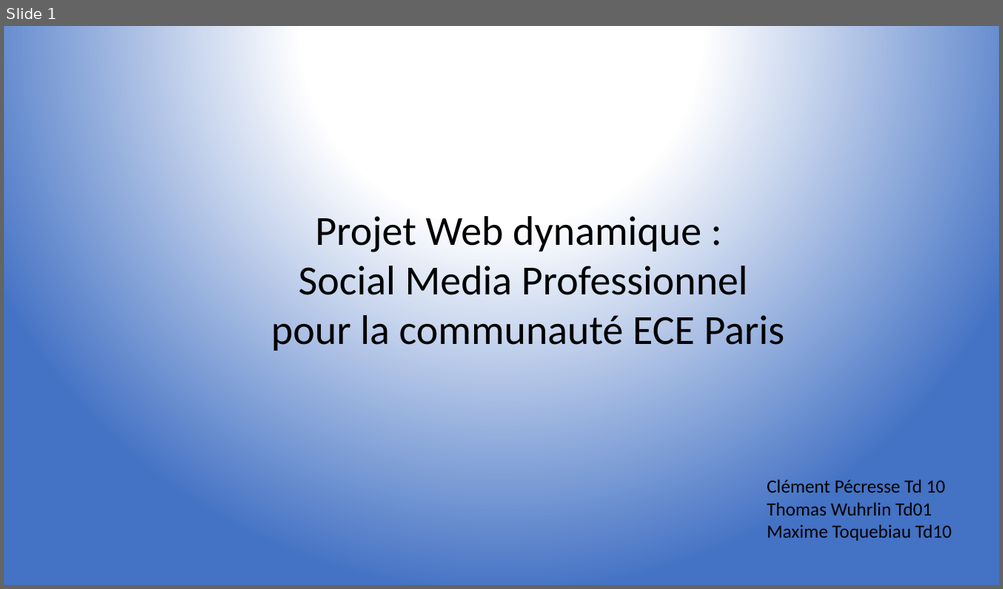
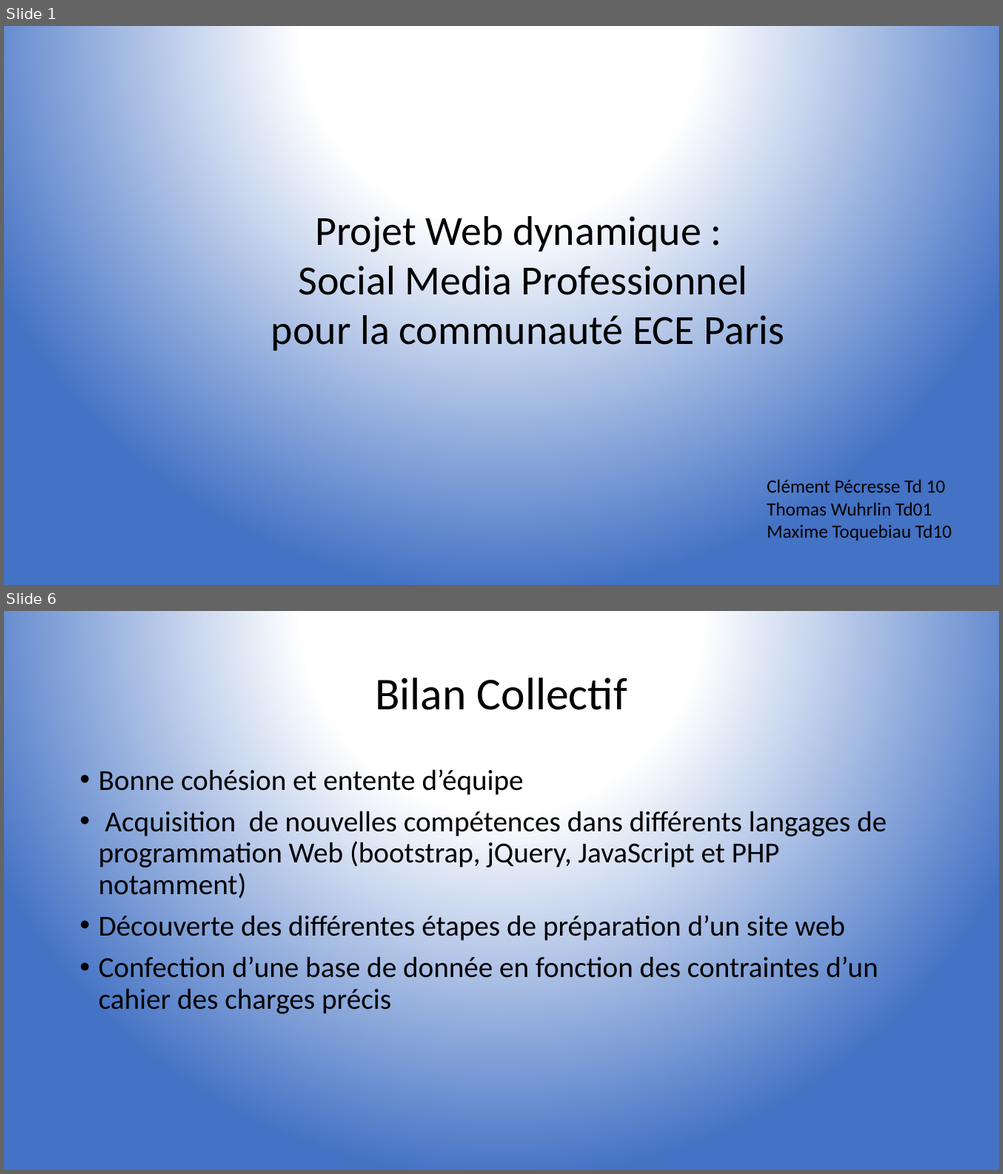
Before and after one commit to Maxtoq/ECELink, a slide deck: Présentation_finale.pptx. Shown one above the other, each under a label of ours: slide 1 before the commit, slides 1 and 6 after it; the slides between them are not shown. The pictures are 1003x589 and 1003x1174 pixels, drawn with LibreOffice and Linux fonts; fonts in the diff are those of the drawing. Boxes give left, top, right and bottom in pixels: in the first picture for what was removed or moved away, otherwise in the second. Text is boxed around its words. In the diff, an @@ line names an element or a change of style, - is before the commit and + after.

```diff
--- a/Présentation_finale.pptx
+++ b/Présentation_finale.pptx
@@ slide 6 added at [4, 611, 999, 1170], background gradient #FFFFFF to #4472C4 @@
@@ title added at [375, 678, 627, 710], 44 pt, text #000000 @@
+Bilan Collectif
@@ text added at [99, 769, 886, 1014], 28 pt, text #000000 @@
+• Bonne cohésion et entente d’équipe
+• Acquisition de nouvelles compétences dans différents langages de programmation Web (bootstrap, jQuery, JavaScript et PHP notamment)
+• Découverte des différentes étapes de préparation d’un site web
+• Confection d’une base de donnée en fonction des contraintes d’un cahier des charges précis
```
Also in this commit, not shown: 4 other slides added.
